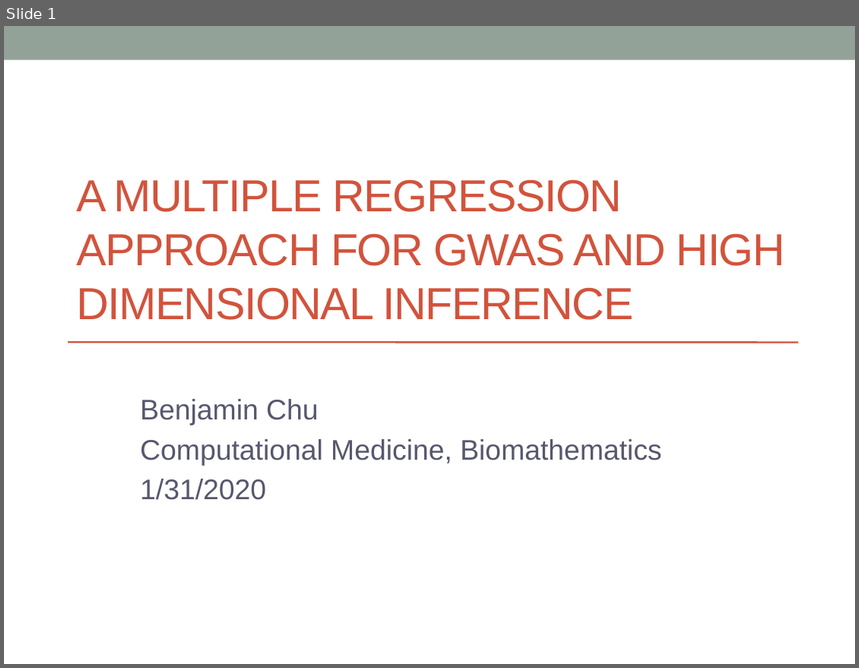
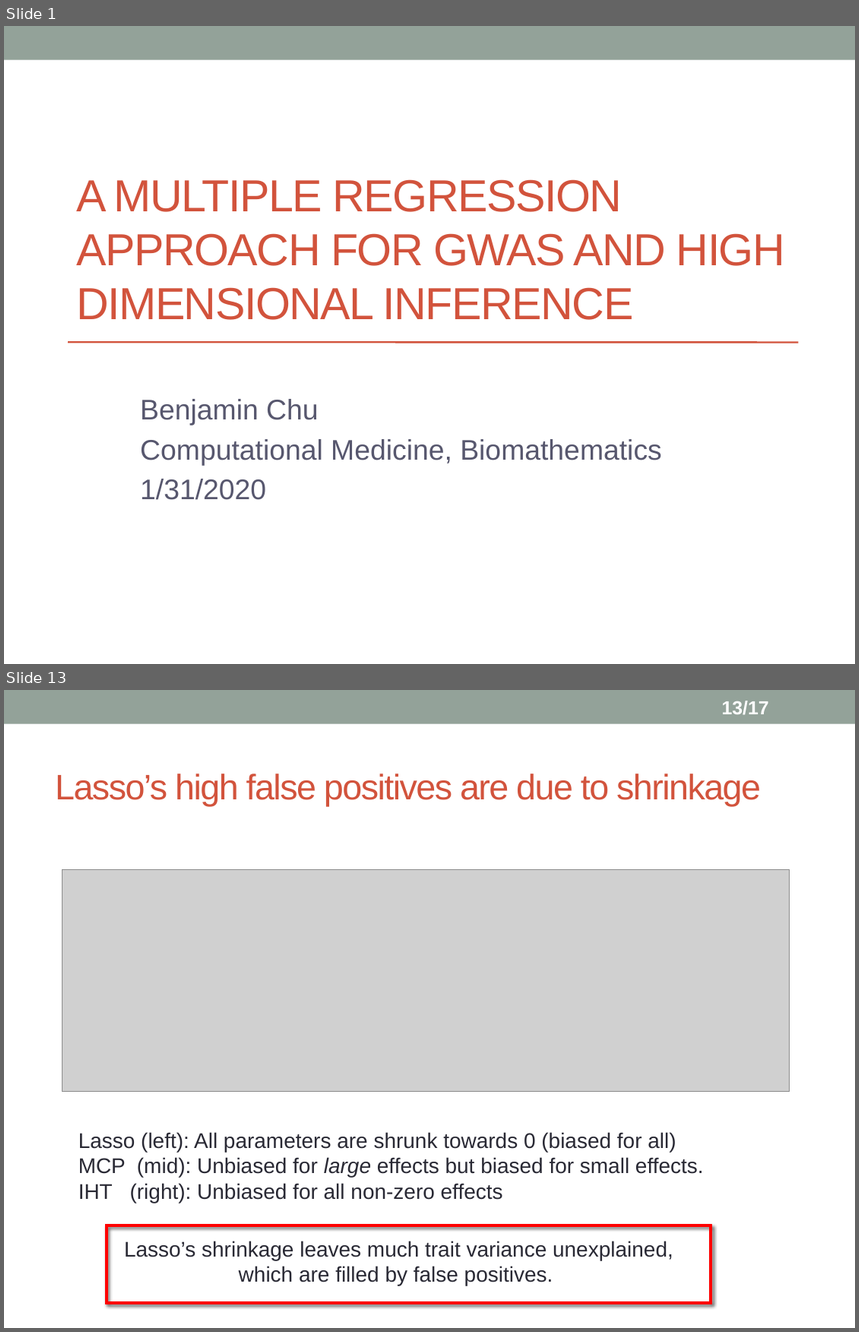
Before and after one commit to biona001/public-talks, a slide deck: QCBio luncheon 2020/Presentation1.pptx. Shown one above the other, each under a label of ours: slide 1 before the commit, slides 1 and 13 after it; the slides between them are not shown. The pictures are 859x668 and 859x1332 pixels, drawn with LibreOffice and Linux fonts; fonts in the diff are those of the drawing; grey boxes stand for pictures. Boxes give left, top, right and bottom in pixels: in the first picture for what was removed or moved away, otherwise in the second. Text is boxed around its words. In the diff, an @@ line names an element or a change of style, - is before the commit and + after.

```diff
--- a/QCBio luncheon 2020/Presentation1.pptx
+++ b/QCBio luncheon 2020/Presentation1.pptx
@@ slide 13 added at [4,690,855,1328], background #FFFFFF; not listed: 1 template element that a slide beside it also shows @@
@@ page number added at [722,701,769,715], 16 pt, text #FFFFFF, bold @@
+13/17
@@ title added at [55,774,761,806], 30 pt, text #D2533C @@
+Lasso’s high false positives are due to shrinkage
@@ picture added at [62,869,789,1092] @@
@@ text added at [78,1132,704,1203], 18 pt, text #292934 @@
+Lasso (left): All parameters are shrunk towards 0 (biased for all)
+MCP (mid): Unbiased for large effects but biased for small effects.
+IHT (right): Unbiased for all non-zero effects
@@ frame added at [105,1224,712,1304], fill #FF0000, outline #FF0000 0.75 pt @@
@@ text added at [124,1241,674,1286], 18 pt, text #292934 @@
+Lasso’s shrinkage leaves much trait variance unexplained, which are filled by false positives.
```
Also in this commit, not shown: 9 slides changed, 6 other slides added, 2 slides removed, 1 other file.
